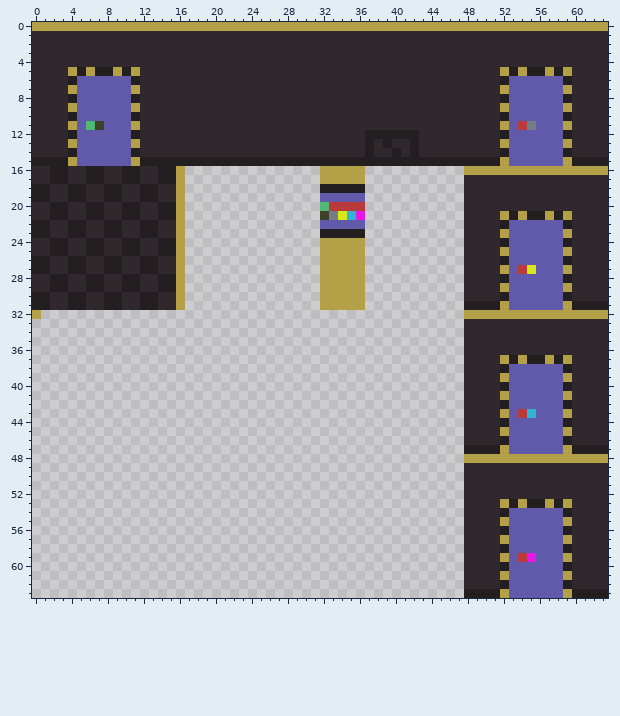
Two versions of one pixel-art sprite, Assets/Graphics/Tileset.png. Above, as it was before the edit.
The file is 64x64 pixels.
And afterwards:
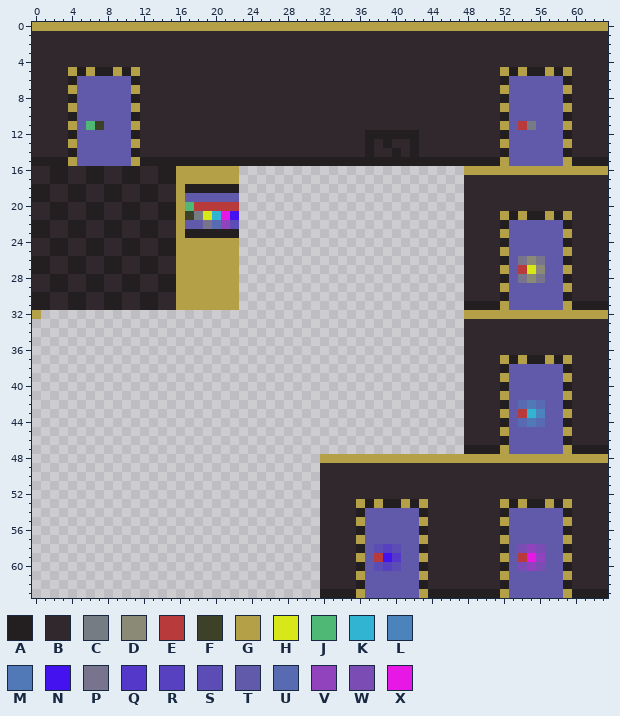
Palette (. is transparent): A #231f21  B #31282e  C #767c83  D #8a8a77  E #b83a3a  F #3d4128  G #b4a147  H #d7e718  J #50b875  K #31b4d2  L #4b83bc  M #5178b7  N #4312ef  P #78748d  Q #5438ca  R #5841c1  S #5c4cb6  T #6159a9  U #586ab1  V #9043bd  W #7b4db4  X #e718e5
Diff:
The author put colour A in row 18 at x 17 to 22; in row 23 at x 17 to 22; in row 53 at x 37, 39 to 40 and 42; in row 54 at x 36 and 43; in row 56 at x 36 and 43; in row 58 at x 36 and 43.
The author put colour A in row 60 at x 36 and 43; in row 62 at x 36 and 43; in row 63 at x 32 to 35 and 44 to 47.
The author put colour B in rows 49 to 52 at x 32 to 47; in rows 53 to 62 at x 32 to 35 and 44 to 47.
The author put colour C in row 21 at x 18.
Colour T becomes colour D in row 26 at x 55; in row 27 at x 56; in row 28 at x 55.
The author put colour E in row 20 at x 18 to 22; in row 59 at x 38.
The author put colour F in row 21 at x 17.
The author put colour G in rows 16 to 17 at x 17 to 22; in rows 24 to 31 at x 17 to 22; in row 48 at x 32 to 47; in row 53 at x 36, 38, 41 and 43; in row 55 at x 36 and 43; in row 57 at x 36 and 43.
The author put colour G in row 59 at x 36 and 43; in row 61 at x 36 and 43; in row 63 at x 36 and 43.
The author put colour H in row 21 at x 19.
The author put colour J in row 20 at x 17.
The author put colour K in row 21 at x 20.
Colour T becomes colour L in row 43 at x 56.
Colour T becomes colour M in row 42 at x 55; in row 44 at x 55.
The author put colour N in row 21 at x 22; in row 59 at x 39.
The author put colour P in row 22 at x 19.
Colour T becomes colour P in row 26 at x 54 and 56; in row 28 at x 54 and 56.
The author put colour Q in row 59 at x 40.
The author put colour R in row 58 at x 39; in row 60 at x 39.
The author put colour S in row 22 at x 22; in row 58 at x 38 and 40; in row 60 at x 38 and 40.
The author put colour T in row 19 at x 17 to 22; in row 22 at x 17 to 18; in rows 54 to 57 at x 37 to 42; in rows 58 to 60 at x 37 and 41 to 42; in rows 61 to 63 at x 37 to 42.
The author put colour U in row 22 at x 20.
Colour T becomes colour U in row 42 at x 54 and 56; in row 44 at x 54 and 56.
The author put colour V in row 22 at x 21.
Colour T becomes colour V in row 58 at x 55; in row 59 at x 56; in row 60 at x 55.
Colour T becomes colour W in row 58 at x 54 and 56; in row 60 at x 54 and 56.
The author put colour X in row 21 at x 21.
The author cleared colour A in row 18 at x 32 to 36; in row 23 at x 32 to 36.
The author cleared colour C in row 21 at x 33.
The author cleared colour E in row 20 at x 33 to 36.
The author cleared colour F in row 21 at x 32.
The author cleared colour G in rows 16 to 17 at x 32 to 36; in rows 24 to 31 at x 32 to 36.
The author cleared colour H in row 21 at x 34.
The author cleared colour J in row 20 at x 32.
The author cleared colour K in row 21 at x 35.
The author cleared colour T in row 19 at x 32 to 36; in row 22 at x 32 to 36.
The author cleared colour X in row 21 at x 36.
Where, in picture pixels (left, top, right, bottom), the same in both pictures:
added: (185, 166, 239, 310)
erased: (320, 166, 365, 310)
changed: (518, 256, 545, 283)
changed: (518, 400, 545, 427)
added: (320, 454, 464, 598)
changed: (518, 544, 545, 571)
